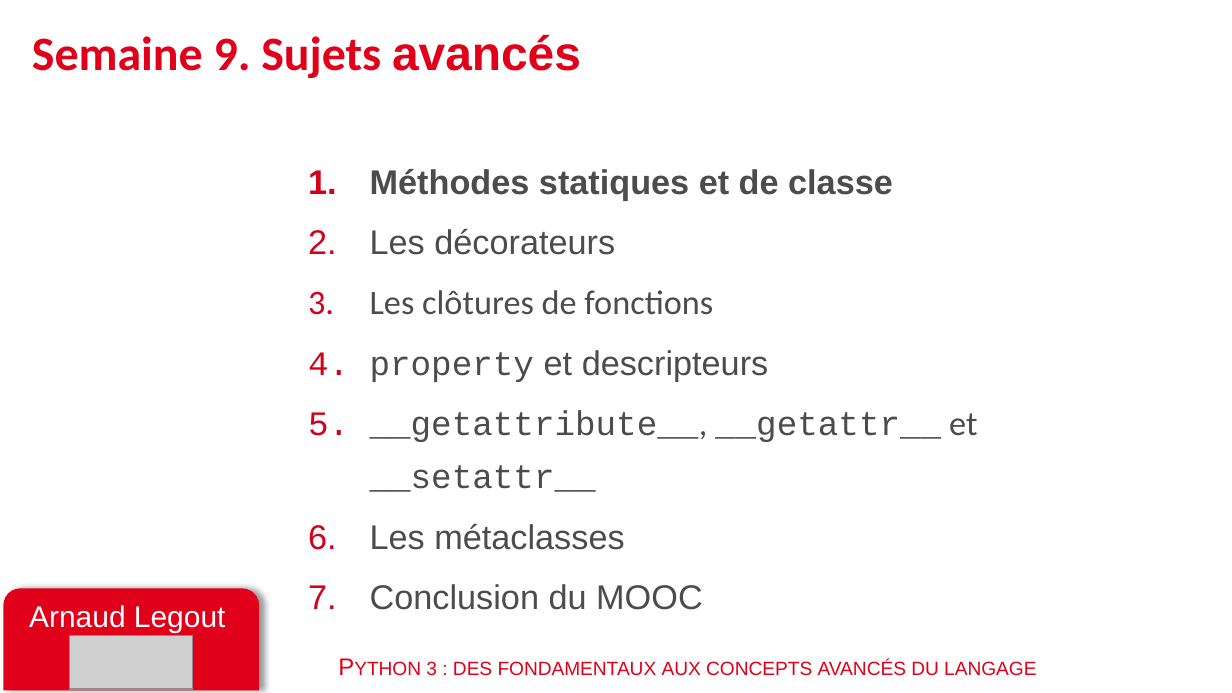
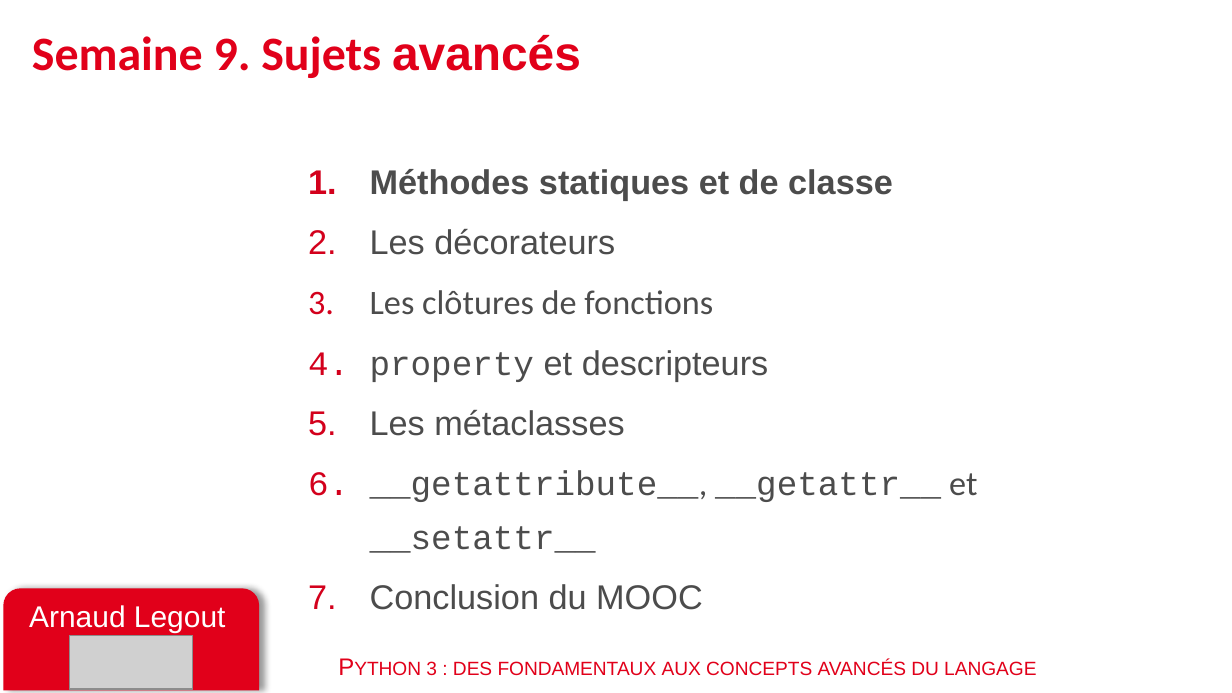
Before and after one commit to parmentelat/flotpython-archive, a slide deck: slide 27 of CONTENTS.pptx. Drawn at 1232x693 pixels with LibreOffice and Linux fonts; fonts in the diff are those of the drawing; grey boxes stand for pictures. Boxes give left, top, right and bottom in pixels: in the first picture for what was removed or moved away, otherwise in the second. Text is boxed around its words. In the diff, an @@ line names an element or a change of style, - is before the commit and + after.

```diff
--- a/CONTENTS.pptx
+++ b/CONTENTS.pptx
@@ text at box(370, 410, 624, 436): paragraph added @@
+5. Les métaclasses
@@ text at box(370, 524, 624, 550): paragraph removed @@
-6. Les métaclasses
```
Also in this commit, not shown: 4 other files.
